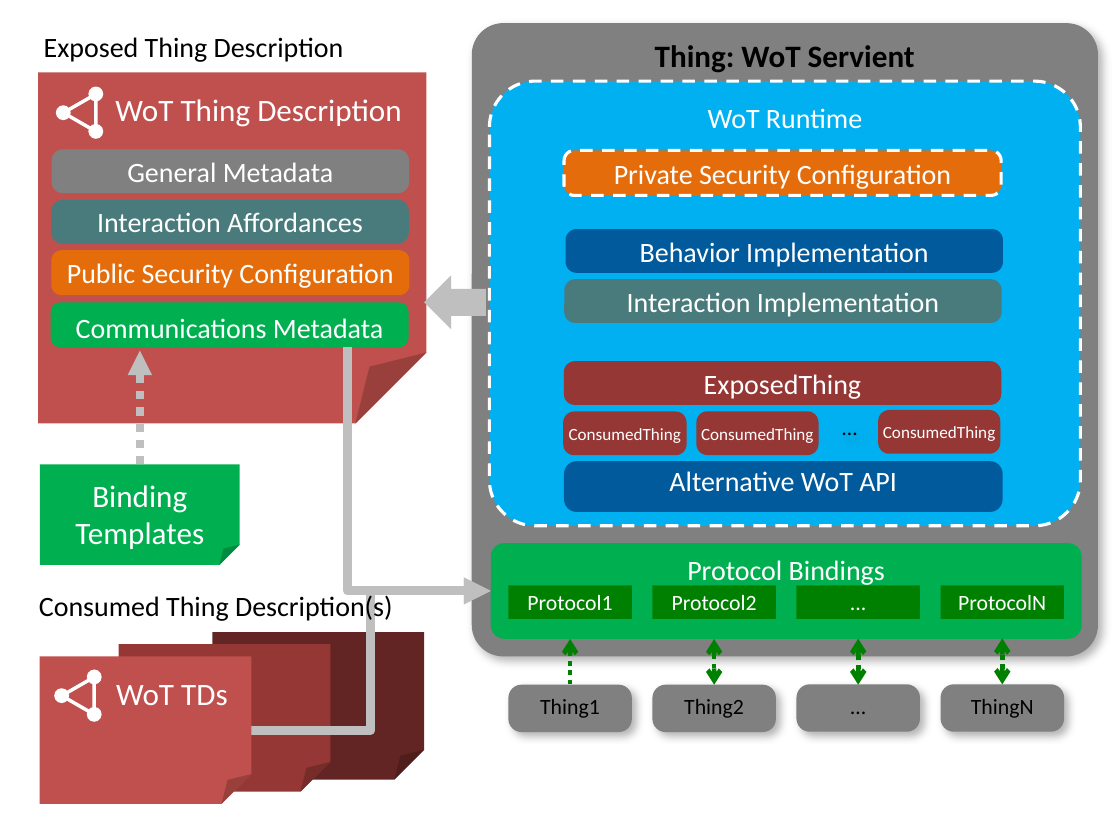
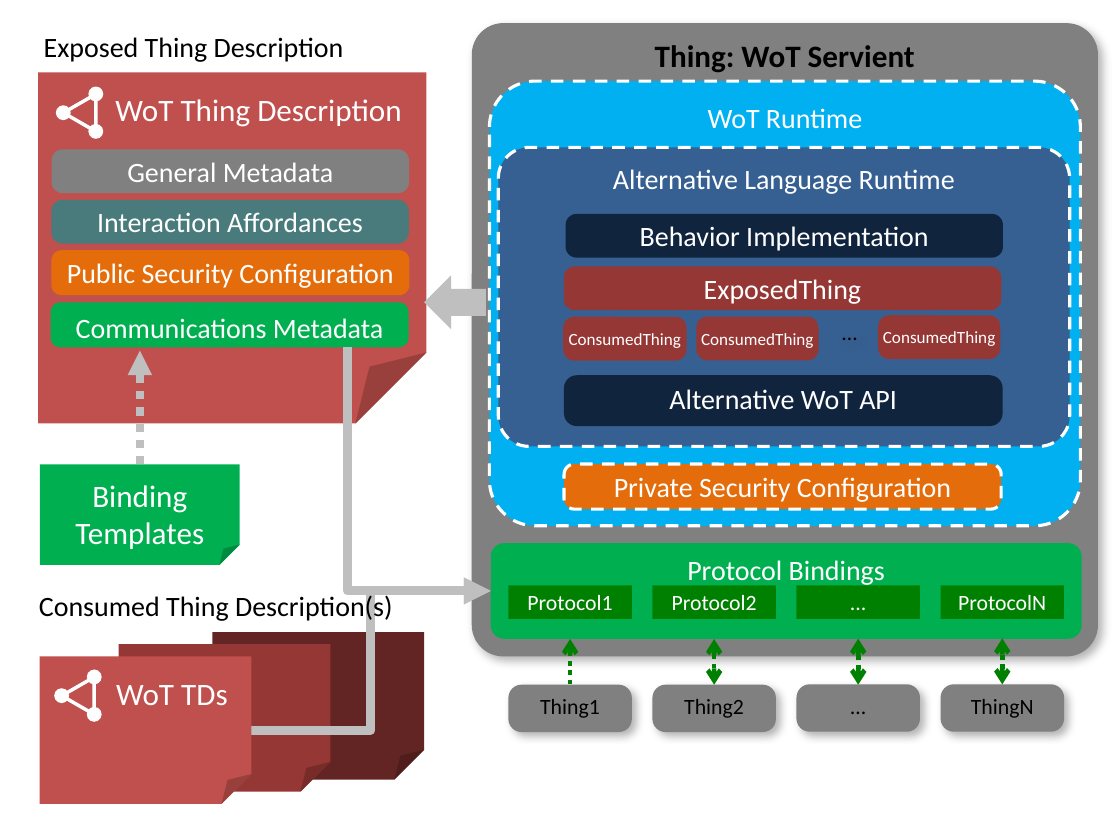
Before and after one commit to w3c/wot-architecture, a slide deck: slide 10 of images/wot-architecture-figures-new2.pptx (slide 8 before the commit). Drawn at 1120x840 pixels with LibreOffice and Linux fonts; fonts in the diff are those of the drawing. Boxes give left, top, right and bottom in pixels: in the first picture for what was removed or moved away, otherwise in the second. Text is boxed around its words. In the diff, an @@ line names an element or a change of style, - is before the commit and + after.

```diff
--- a/images/wot-architecture-figures-new2.pptx
+++ b/images/wot-architecture-figures-new2.pptx
@@ rounded rectangle added at [498, 148, 1070, 447], fill #376092, outline #FFFFFF 2 pt dashed, 18 pt, text #FFFFFF @@
+Alternative Language Runtime
@@ rounded rectangle "Behavior Implementation": place and size @@
-rounded rectangle "Behavior Implementation" at [566, 230, 1004, 273]
+rounded rectangle "Behavior Implementation" at [566, 214, 1004, 258]
@@ rounded rectangle "Behavior Implementation" at [566, 214, 1004, 258]: fill #005A9C to #0F243E @@
@@ rounded rectangle removed at [564, 279, 1002, 323] @@
-Interaction Implementation
@@ 4 rounded rectangles, 1 text: place and size @@
-4 rounded rectangles, 1 text at [563, 362, 1001, 455]
+4 rounded rectangles, 1 text at [563, 267, 1001, 361]
@@ rounded rectangle "Alternative WoT API": place and size @@
-rounded rectangle "Alternative WoT API" at [564, 461, 1004, 512]
+rounded rectangle "Alternative WoT API" at [564, 375, 1004, 426]
@@ rounded rectangle "Alternative WoT API" at [564, 375, 1004, 426]: vertical alignment bottom to middle; fill #005A9C to #0F243E @@
@@ rounded rectangle "Private Security Configuration": place and size @@
-rounded rectangle "Private Security Configuration" at [564, 150, 1001, 195]
+rounded rectangle "Private Security Configuration" at [564, 464, 1001, 508]
```
Also in this commit, not shown: 6 other slides changed, 2 slides added.
